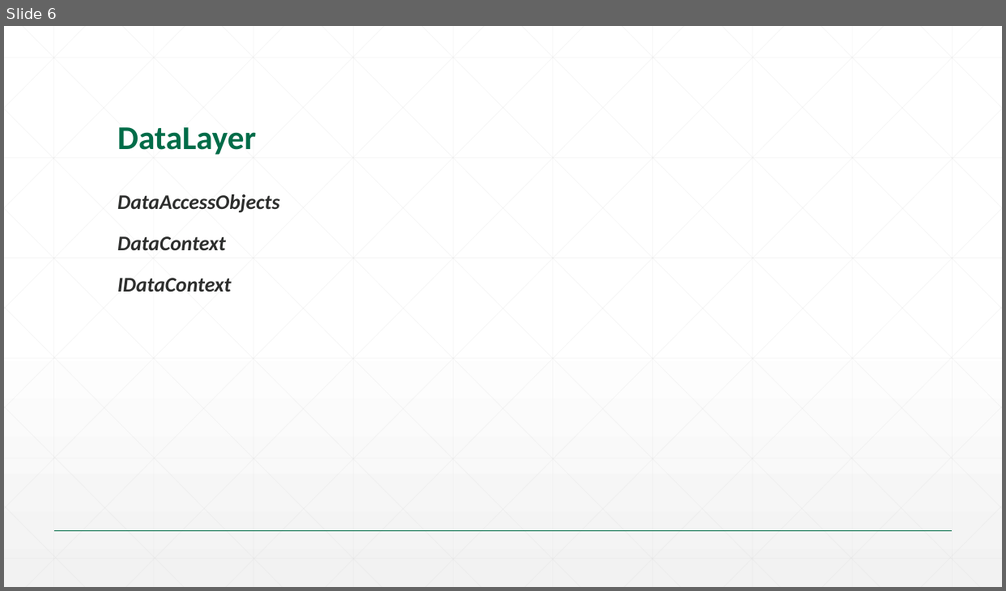
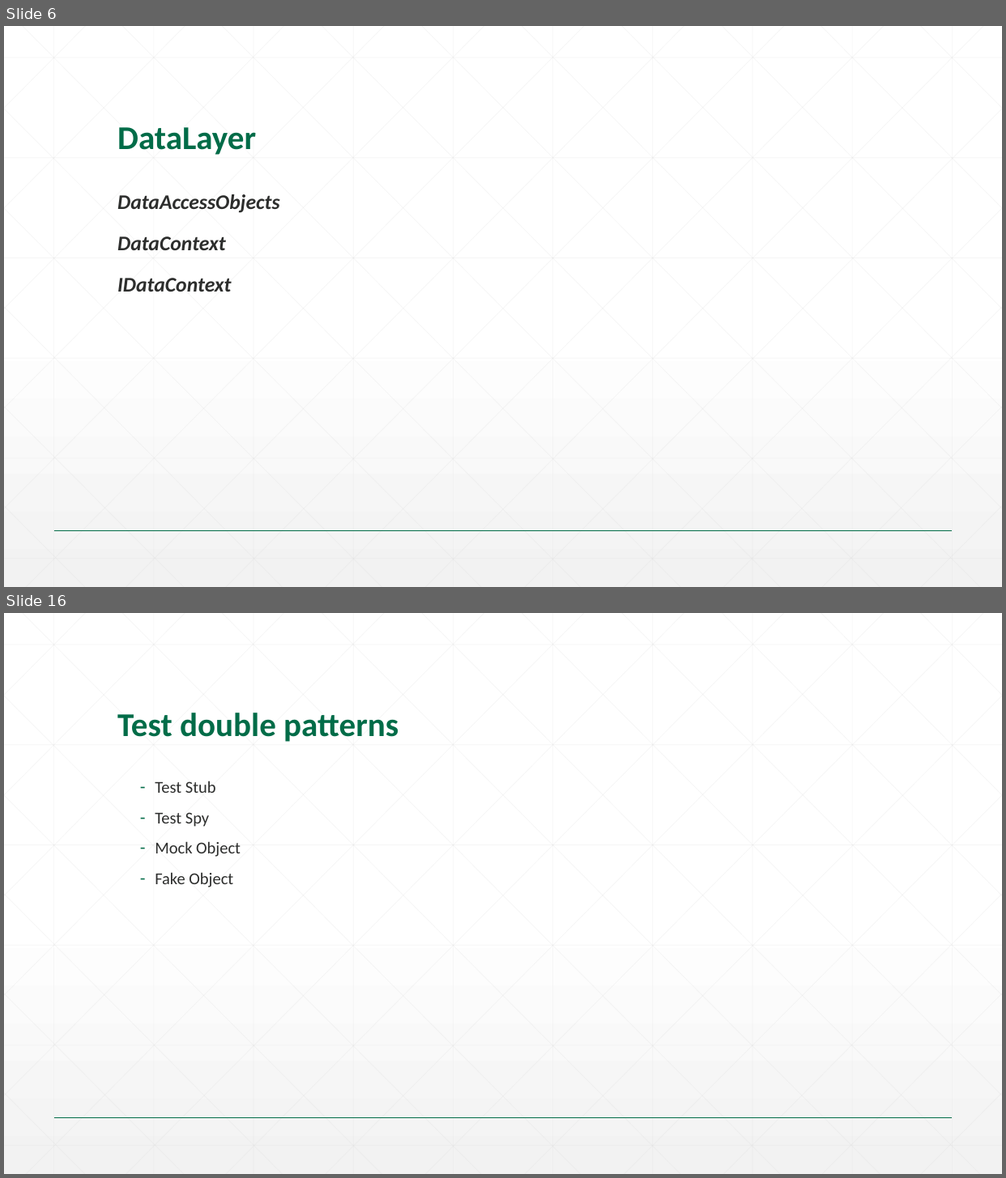
Before and after one commit to dragica/svs-talent-2015, a slide deck: 04-SPA/Slides/01.02-Seavus Talent Program_SPA.pptx. Shown one above the other, each under a label of ours: slide 6 before the commit, slides 6 and 16 after it; the slides between them are not shown. The pictures are 1006x591 and 1006x1178 pixels, drawn with LibreOffice and Linux fonts; fonts in the diff are those of the drawing; background and template pictures are left out. Boxes give left, top, right and bottom in pixels: in the first picture for what was removed or moved away, otherwise in the second. Text is boxed around its words. In the diff, an @@ line names an element or a change of style, - is before the commit and + after.

```diff
--- a/04-SPA/Slides/01.02-Seavus Talent Program_SPA.pptx
+++ b/04-SPA/Slides/01.02-Seavus Talent Program_SPA.pptx
@@ slide 16 added at bbox=[4, 613, 1002, 1174], background gradient #FFFFFF to #F2F2F2; not listed: 47 template elements that a slide beside it also shows @@
@@ title added at bbox=[117, 713, 398, 742], 32 pt, text #016C48, bold @@
+Test double patterns
@@ text added at bbox=[155, 781, 241, 888], 16 pt, text #2D2E2D @@
+  – Test Stub
+  – Test Spy
+  – Mock Object
+  – Fake Object
```
Also in this commit, not shown: 1 slide changed, 15 other slides added, 3 other files.
